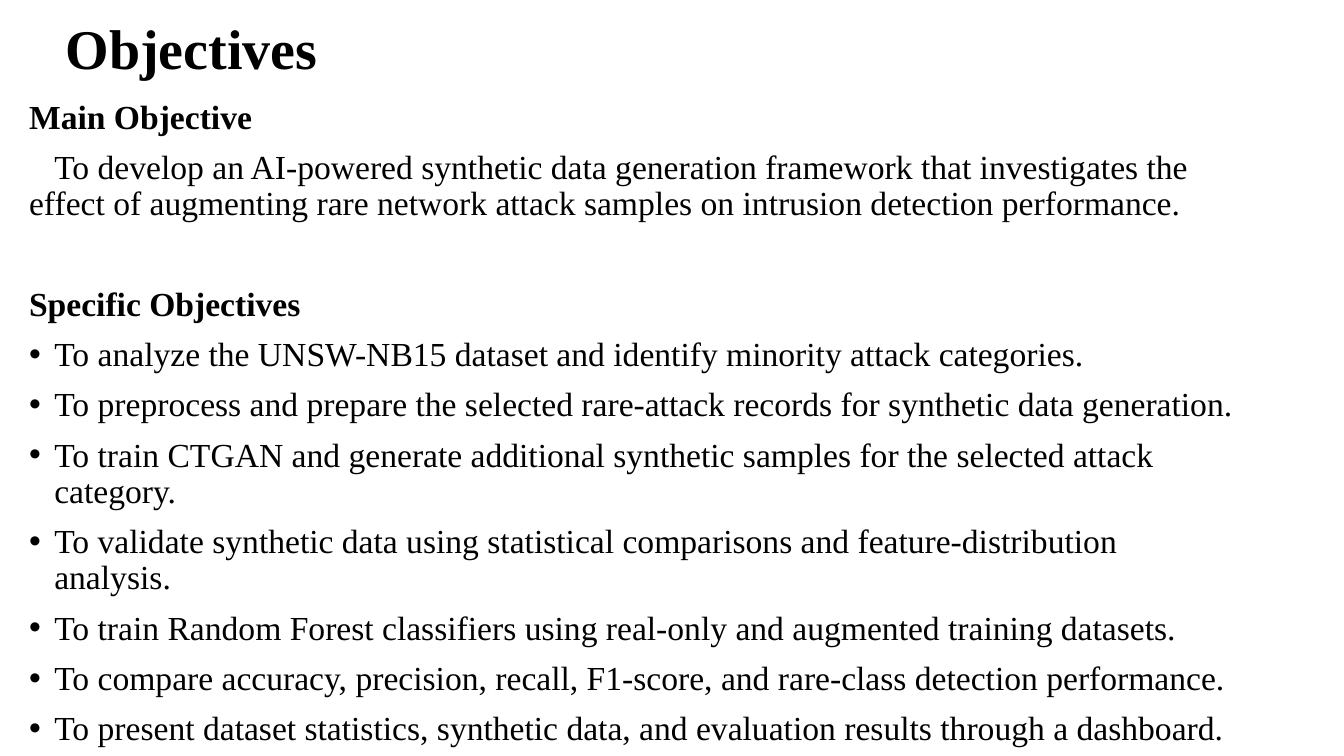
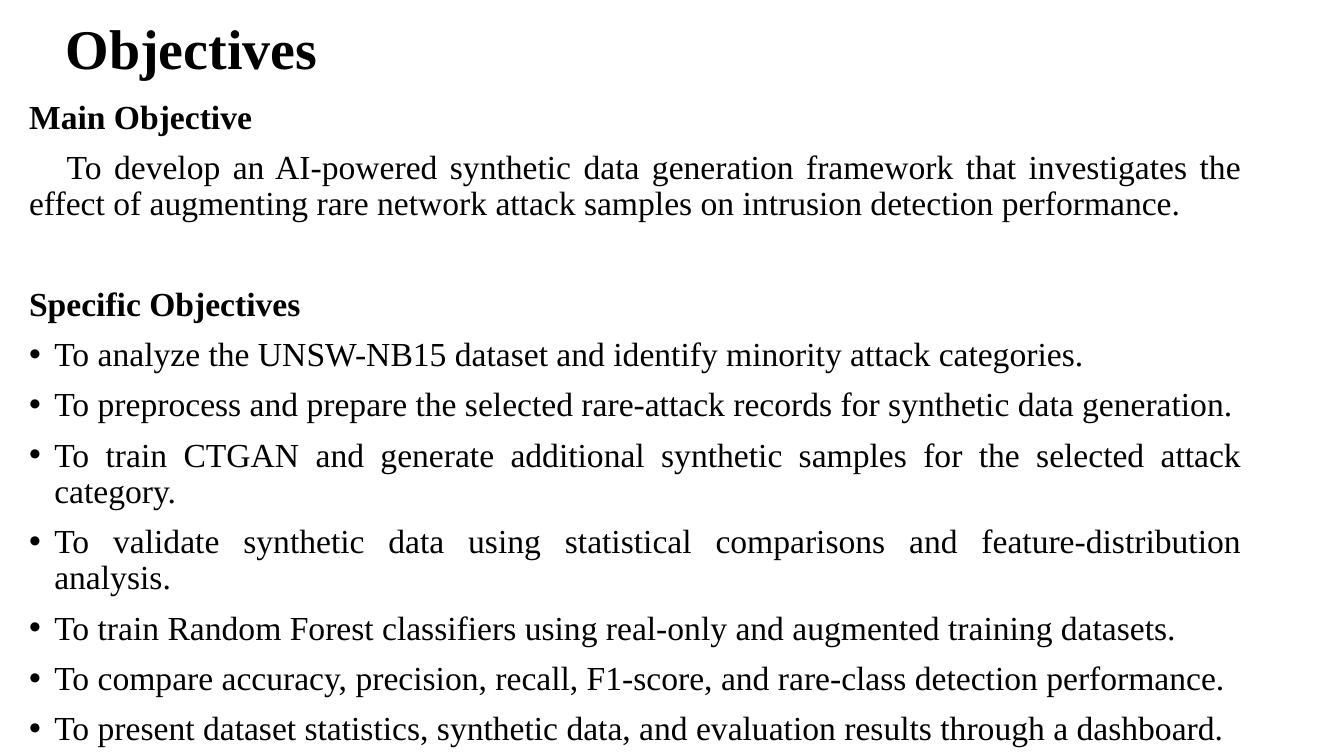
Before and after one commit to spandanabasavakulal/In-House-Project-files, a slide deck: slide 3 of ppt.pptx. Drawn at 1344x756 pixels with LibreOffice and Linux fonts; fonts in the diff are those of the drawing. Boxes give left, top, right and bottom in pixels: in the first picture for what was removed or moved away, otherwise in the second. Text is boxed around its words. In the diff, an @@ line names an element or a change of style, - is before the commit and + after.

```diff
--- a/ppt.pptx
+++ b/ppt.pptx
@@ text "Main Objective" at [29,105,1241,747]: alignment left to justified @@
```
Also in this commit, not shown: 1 other slide changed, 3 slides added, 1 slide removed.
